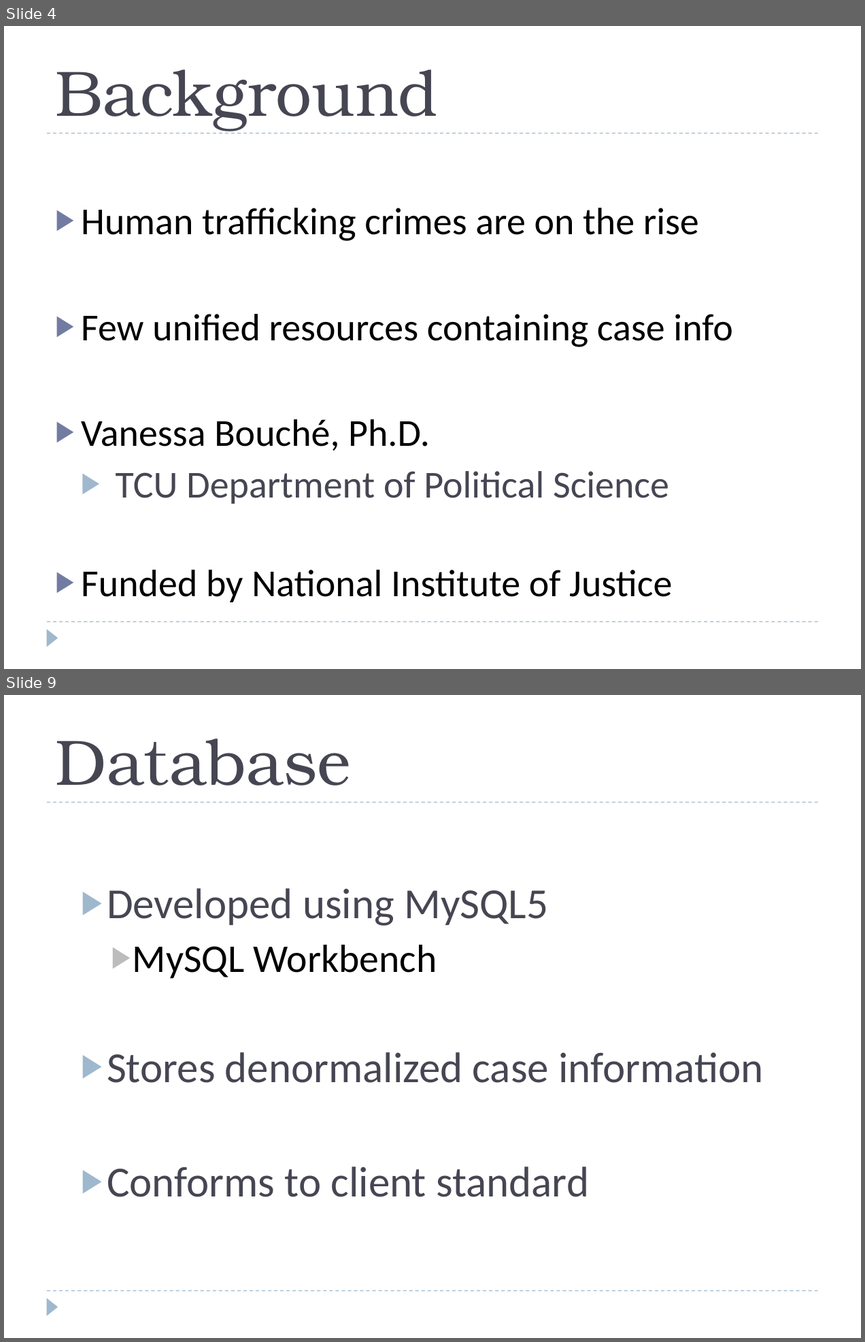
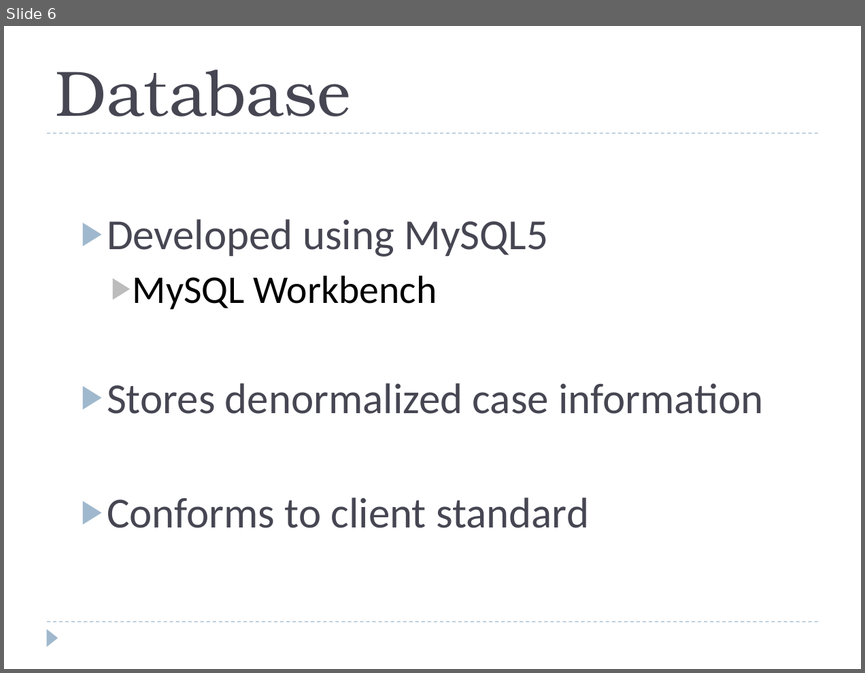
Before and after one commit to OnyxSpartanII/JudgeFrog, a slide deck: documentation/Project/NT_Presentation.pptx. Shown one above the other, each under a label of ours: slides 4 and 9 before the commit, slide 6 after it; the slides between them are not shown. The pictures are 865x1342 and 865x673 pixels, drawn with LibreOffice and Linux fonts; fonts in the diff are those of the drawing. Boxes give left, top, right and bottom in pixels: in the first picture for what was removed or moved away, otherwise in the second. Text is boxed around its words. In the diff, an @@ line names an element or a change of style, - is before the commit and + after.

```diff
--- a/documentation/Project/NT_Presentation.pptx
+++ b/documentation/Project/NT_Presentation.pptx
@@ slide 4 removed at box(4, 26, 861, 669), background #FFFFFF; not listed: 3 template elements that a slide beside it also shows @@
@@ title removed at box(55, 70, 438, 130) @@
-Background
@@ text removed at box(81, 208, 732, 602) @@
-▶ Human trafficking crimes are on the rise
-▶ Few unified resources containing case info
-▶ Vanessa Bouché, Ph.D.
-  ▶ TCU Department of Political Science
-▶ Funded by National Institute of Justice
@@ what was slide 9 is now slide 6 @@
```
Also in this commit, not shown: 2 slides changed, 2 slides added, 4 other slides removed, 1 other file.
